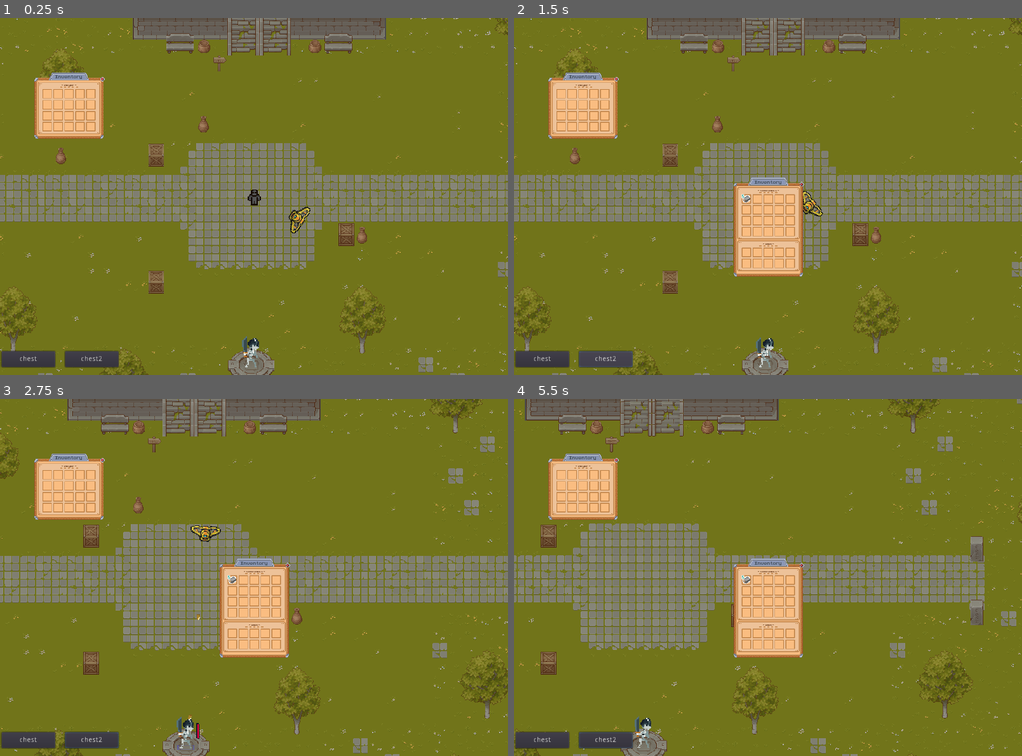
Above: before the commit, frames 1-4 (two rows, left to right).
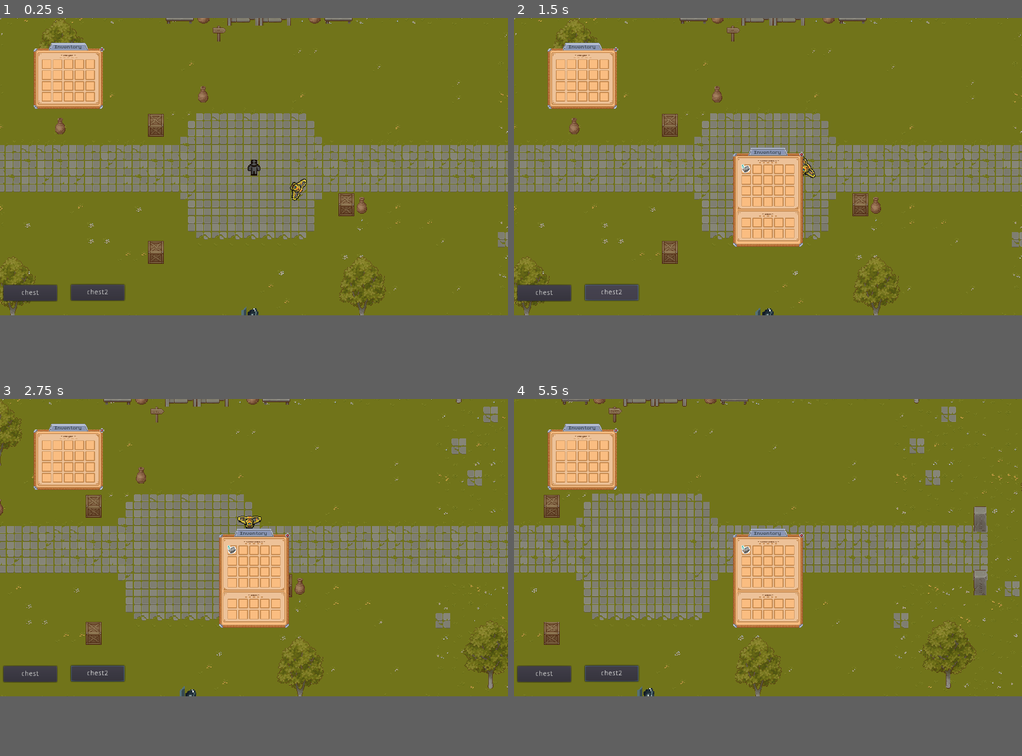
Above: after the commit, the same moments.

Repository: Marin-Clement/Project_Alpha_git
Game: Godot game, scene res://TestMap/TestMain.tscn
Same seed, same stepped clock (60 frames per second), same inputs: the game is played once before the commit and once after it.
Inputs (mouse positions are in pixels of both pictures, inside the frame that each line leads up to):
- Up to frame 1 (0.25 s): no input
- Up to frame 2 (1.5 s): click "chest" at 0.5 s; click "chest2" at 1.25 s
- Up to frame 3 (2.75 s): move the mouse to (248, 731) at 2.02 s; hold D (right) from 2.03 s (still down); tap Shift (sprint) at 2.1 s; click (248, 731) at 2.17 s
- Up to frame 4 (5.5 s): move the mouse to (559, 473) at 2.77 s; release D (right) at 2.78 s; hold S (down) 2.78-3.53 s; click (559, 473) at 2.85 s; tap Shift (sprint) at 3.05, 3.8, 4.35, 5.1 s; move the mouse to (569, 473) at 3.52 s; hold D (right) 3.53-4.28 s; hold Right mouse button (right_mouse) 3.53-4.28 s; click (569, 473) at 3.67 s; move the mouse to (580, 473) at 4.27 s; hold W (up) 4.28-5.03 s; click (580, 473) at 4.42 s; move the mouse to (595, 473) at 5.02 s; hold A (left) from 5.03 s (still down); click (595, 473) at 5.17 s
The window is 800x562 before the commit and 800x468 after it. Grey fills any space a smaller window leaves; there, only what the larger window draws over its background counts as a difference.

The runs differ from the first frame. In frame 1, 29% of the frame differs, in the area x 0-100%, y 0-100%; in frame 2, 31%; in frame 3, 33%; in frame 4, 31%.

Commit message:
[ADD] spliting feature in inventory

Diff:
--- a/Drone/Drone.tscn
+++ b/Drone/Drone.tscn
@@ -20,6 +20,7 @@
 extents = Vector2( 31.5, 31.5 )
 
 [node name="Drone" type="KinematicBody2D"]
+scale = Vector2( 0.8, 0.8 )
 collision_layer = 0
 collision_mask = 2
 script = ExtResource( 1 )
@@ -33,7 +34,6 @@
 scale = Vector2( 1.96875, 1.96875 )
 frames = SubResource( 2 )
 animation = "idle"
-frame = 2
 speed_scale = 10.0
 playing = true
 
--- a/Drone/Script/Drone.gd
+++ b/Drone/Script/Drone.gd
@@ -7,7 +7,7 @@
 var velocity = Vector2.ZERO
 var working = false
 var d = 0
-var radius = 100.0
+var radius = 75.0
 onready var player = get_node("/root/TestMap/Player")
 var idle = false
 var harvest = false
@@ -103,7 +103,7 @@
 
 func _Rotate_Around(object):
 	target = Vector2(sin(d) * radius,cos(d) * radius) + object.position
-	velocity = position.direction_to(target) * 100
+	velocity = position.direction_to(target) * 75
 	velocity = move_and_slide(velocity)
 
 func _harvest(objectToHarvest):
--- a/Player/Scripts/Player.gd
+++ b/Player/Scripts/Player.gd
@@ -18,7 +18,7 @@
 	if Input.is_action_pressed("up"):
 		velocity.y -= 1
 	if Input.is_action_just_pressed("sprint"):
-		speed = 400
+		speed = 300
 		$AnimatedSprite.speed_scale = 2
 	if Input.is_action_just_released("sprint"):
 		speed = 200
--- a/TestMap/TestMain.tscn
+++ b/TestMap/TestMain.tscn
@@ -1790,10 +1790,10 @@
 }
 
 [node name="chest" type="Button" parent="ui"]
-margin_left = 2.0
-margin_top = 672.0
-margin_right = 110.0
-margin_bottom = 704.0
+margin_left = 7.0
+margin_top = 539.0
+margin_right = 115.0
+margin_bottom = 571.0
 text = "chest"
 script = ExtResource( 9 )
 size = 20
@@ -1801,10 +1801,10 @@
 items = [ "stone_brick", "stone_brick", "stone_brick", "stone_brick", "stone_brick" ]
 
 [node name="chest2" type="Button" parent="ui"]
-margin_left = 130.0
-margin_top = 672.0
-margin_right = 238.0
-margin_bottom = 704.0
+margin_left = 143.0
+margin_top = 538.0
+margin_right = 251.0
+margin_bottom = 570.0
 text = "chest2"
 script = ExtResource( 9 )
 size = 10
--- a/inventory/inventory_player.gd
+++ b/inventory/inventory_player.gd
@@ -18,11 +18,9 @@
 func _input(event):
 	if event.is_action_pressed("inventory"):
 		if open == true:
-			print("bye")
 			hide()
 			open = false
 		elif open == false:
-			print("hello")
 			show()
 			open = true
 
--- a/managers/inventory_manager.gd
+++ b/managers/inventory_manager.gd
@@ -63,3 +63,14 @@
 			slot.pick_item()
 			item_in_hand_node.add_child( item_in_hand )
 			item_in_hand.rect_global_position = event.global_position - item_offset
+
+	if event is InputEventMouseButton and event.pressed and event.button_index == BUTTON_RIGHT:
+		if slot.item:
+			if slot.item.quantity > 1:
+				var new_item = ItemManager.get_item( slot.item.id )
+				new_item.quantity  = int( slot.item.quantity / 2 )
+				slot.item.quantity = round ( float(slot.item.quantity) / 2 )
+				item_in_hand = new_item
+				new_item.pick_item()
+				item_in_hand_node.add_child( item_in_hand )
+				item_in_hand.rect_global_position = event.global_position - item_offset
--- a/project.godot
+++ b/project.godot
@@ -50,7 +50,6 @@
 
 [display]
 
-window/size/height=720
 window/stretch/mode="2d"
 window/stretch/aspect="keep"
 
Not shown, changed: .DS_Store
Not shown, changed: GUI/.DS_Store
